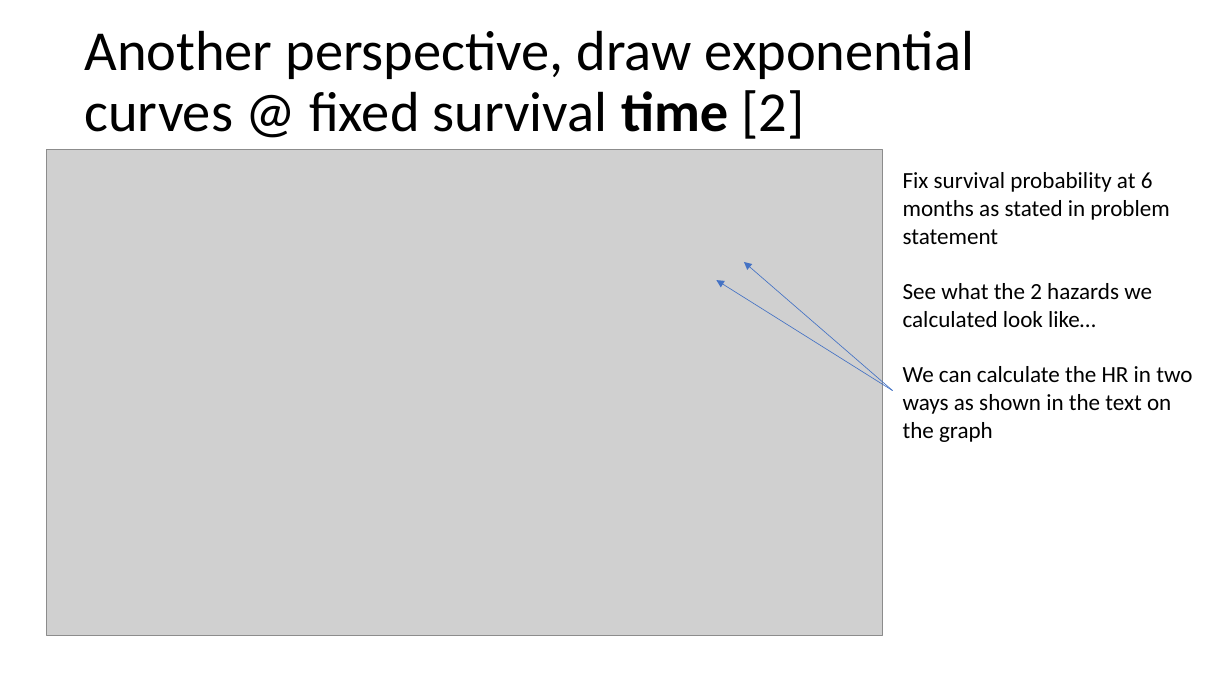
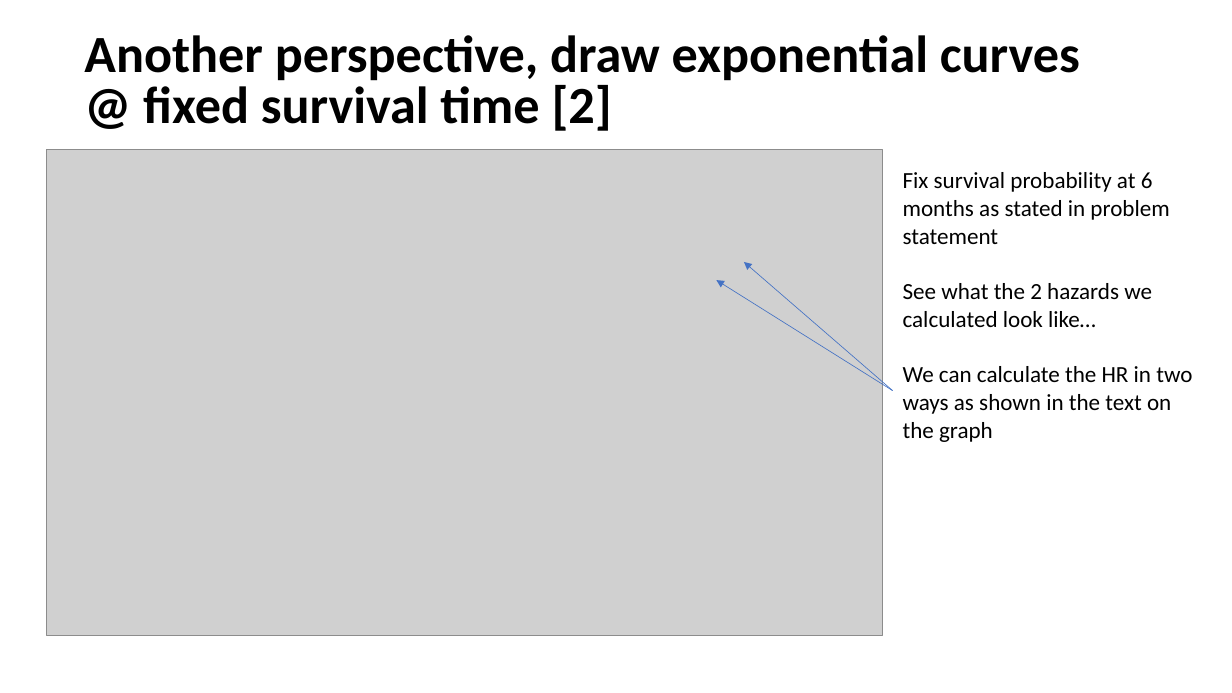
Before and after one commit to eamonn2014/SURVIVAL-POWER, a slide deck: slide 9 of Survival Sample Size Presentation July 2021.odp (slide 10 before the commit). Drawn at 1232x693 pixels with LibreOffice and Linux fonts; fonts in the diff are those of the drawing; grey boxes stand for pictures. Boxes give left, top, right and bottom in pixels: in the first picture for what was removed or moved away, otherwise in the second. Text is boxed around its words. In the diff, an @@ line names an element or a change of style, - is before the commit and + after.

```diff
--- a/Survival Sample Size Presentation July 2021.odp
+++ b/Survival Sample Size Presentation July 2021.odp
@@ title "Another perspective, draw exponential curves ..." at bbox=[84, 35, 1080, 131]: size 44 to 40.7 pt, bold on; line spacing 0.9 to 0.8 @@
```
Also in this commit, not shown: 12 other slides changed, 3 slides added, 1 slide removed, 1 other file.
